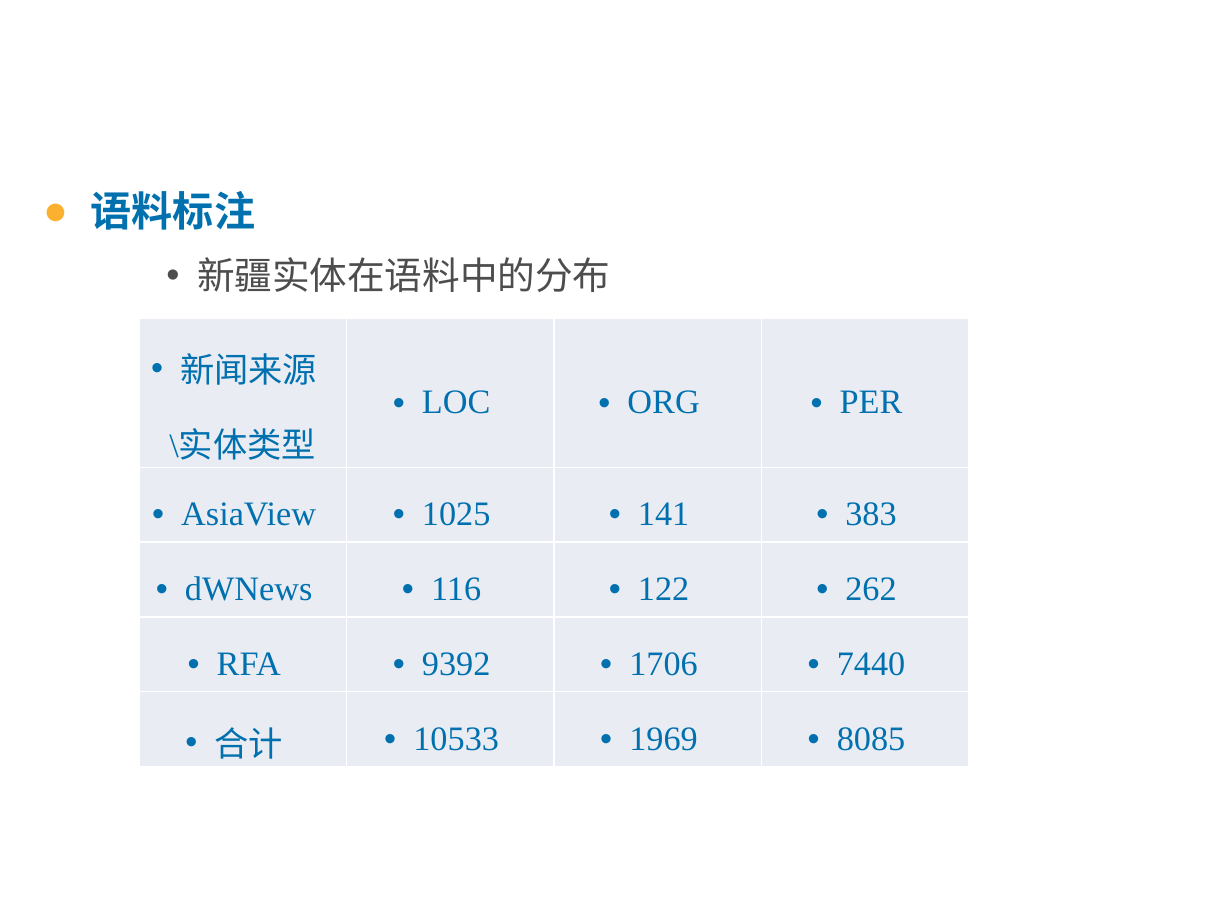
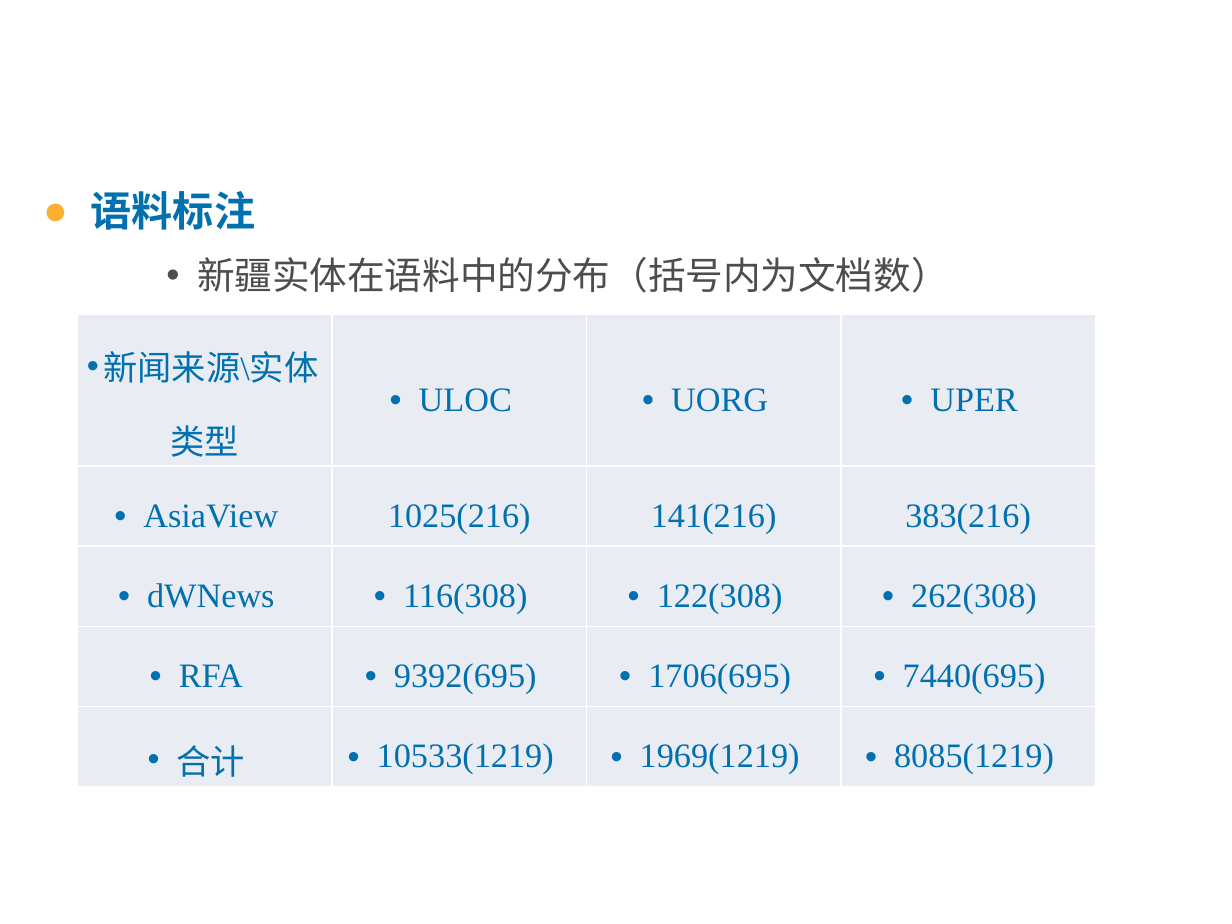
Before and after one commit to jxwb088047/Interim_reply, a slide deck: slide 11 of 林广和中期答辩.pptx (slide 9 before the commit). Drawn at 1232x924 pixels with LibreOffice and Linux fonts; fonts in the diff are those of the drawing; background and template pictures are left out. Boxes give left, top, right and bottom in pixels: in the first picture for what was removed or moved away, otherwise in the second. Text is boxed around its words. In the diff, an @@ line names an element or a change of style, - is before the commit and + after.

```diff
--- a/林广和中期答辩.pptx
+++ b/林广和中期答辩.pptx
@@ text at (x1=197, y1=257, x2=949, y2=293): text changed @@
-    • 新疆实体在语料中的分布
+    • 新疆实体在语料中的分布（括号内为文档数）
@@ table at (x1=78, y1=314, x2=1098, y2=787) @@
-row 1: 新闻来源\实体类型 | LOC | ORG | PER
+row 1: 新闻来源\实体类型 | ULOC | UORG | UPER
-row 2: AsiaView | 1025 | 141 | 383
+row 2: AsiaView | 1025(216) | 141(216) | 383(216)
-row 3: dWNews | 116 | 122 | 262
+row 3: dWNews | 116(308) | 122(308) | 262(308)
-row 4: RFA | 9392 | 1706 | 7440
+row 4: RFA | 9392(695) | 1706(695) | 7440(695)
-row 5: 合计 | 10533 | 1969 | 8085
+row 5: 合计 | 10533(1219) | 1969(1219) | 8085(1219)
@@ table resized from (x1=139, y1=318, x2=967, y2=763) to (x1=78, y1=314, x2=1098, y2=787) @@
```
Also in this commit, not shown: 10 other slides changed, 4 slides added, 6 slides removed, 6 other files.
